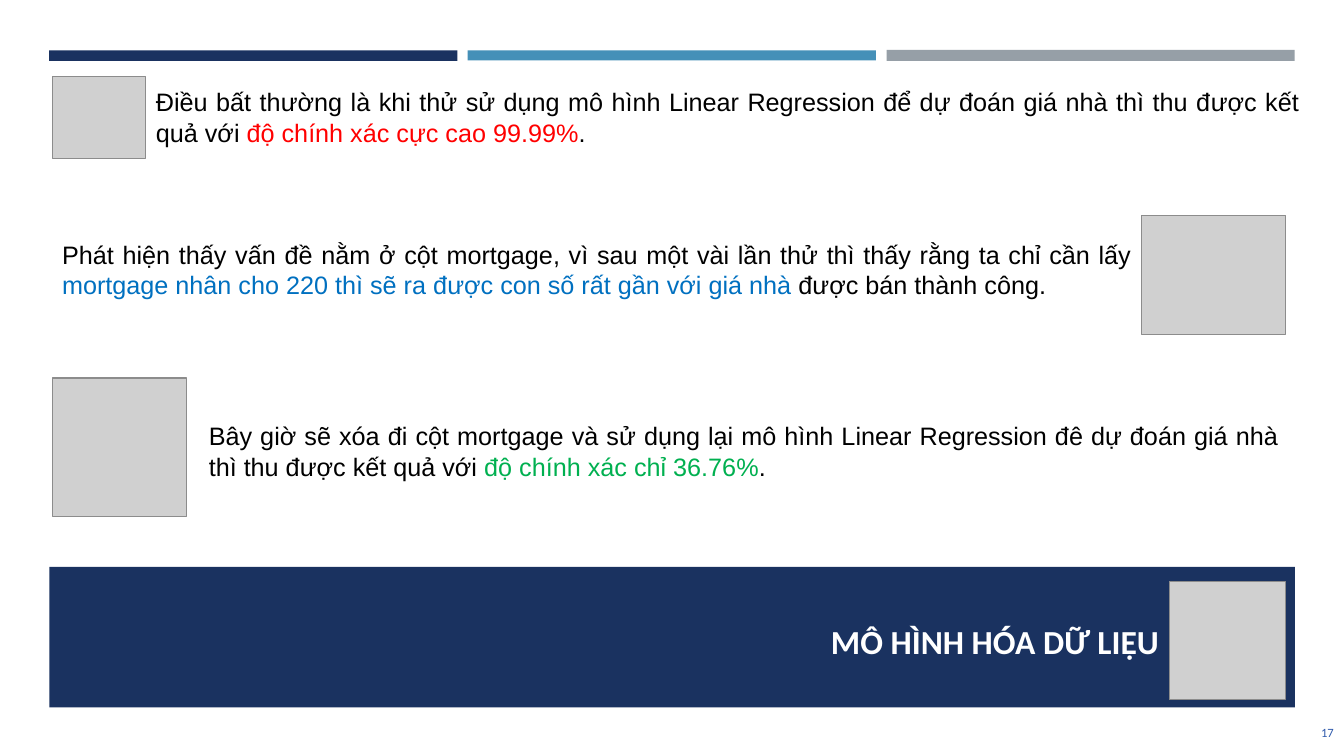
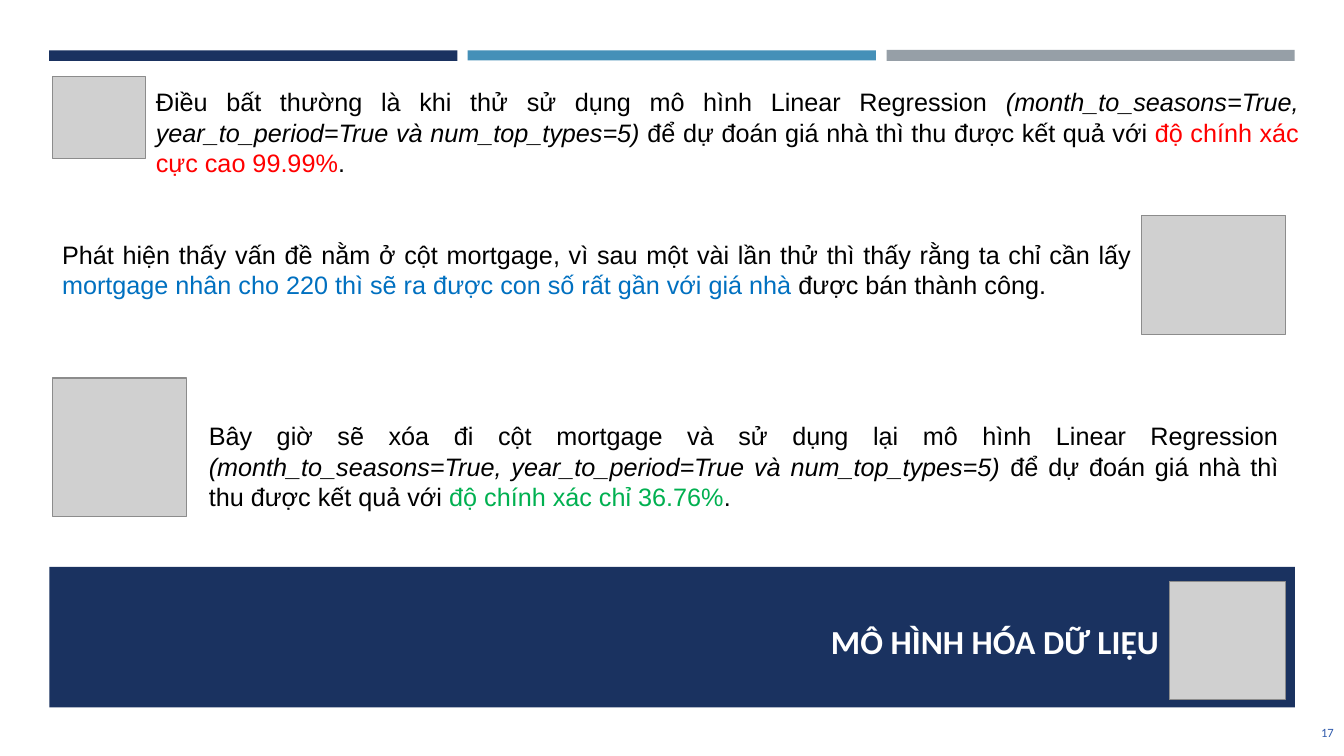
Before and after one commit to dpnam/DS-Final-Project, a slide deck: slide 17 of report-slide/BaoCaoCuoiKy_DS.pptx. Drawn at 1344x756 pixels with LibreOffice and Linux fonts; fonts in the diff are those of the drawing; grey boxes stand for pictures. Boxes give left, top, right and bottom in pixels: in the first picture for what was removed or moved away, otherwise in the second. Text is boxed around its words. In the diff, an @@ line names an element or a change of style, - is before the commit and + after.

Commit message:
done model Linear Regression

```diff
--- a/report-slide/BaoCaoCuoiKy_DS.pptx
+++ b/report-slide/BaoCaoCuoiKy_DS.pptx
@@ text at (x1=156, y1=91, x2=1299, y2=176): text changed @@
-Điều bất thường là khi thử sử dụng mô hình Linear Regression để dự đoán giá nhà thì thu được kết quả với độ chính xác cực cao 99.99%.
+Điều bất thường là khi thử sử dụng mô hình Linear Regression (month_to_seasons=True, year_to_period=True và num_top_types=5) để dự đoán giá nhà thì thu được kết quả với độ chính xác cực cao 99.99%.
@@ text at (x1=209, y1=426, x2=1278, y2=512): text changed @@
-Bây giờ sẽ xóa đi cột mortgage và sử dụng lại mô hình Linear Regression đê dự đoán giá nhà thì thu được kết quả với độ chính xác chỉ 36.76%.
+Bây giờ sẽ xóa đi cột mortgage và sử dụng lại mô hình Linear Regression (month_to_seasons=True, year_to_period=True và num_top_types=5) để dự đoán giá nhà thì thu được kết quả với độ chính xác chỉ 36.76%.
```
Also in this commit, not shown: 2 other slides changed, 1 slide added, 1 other file.
